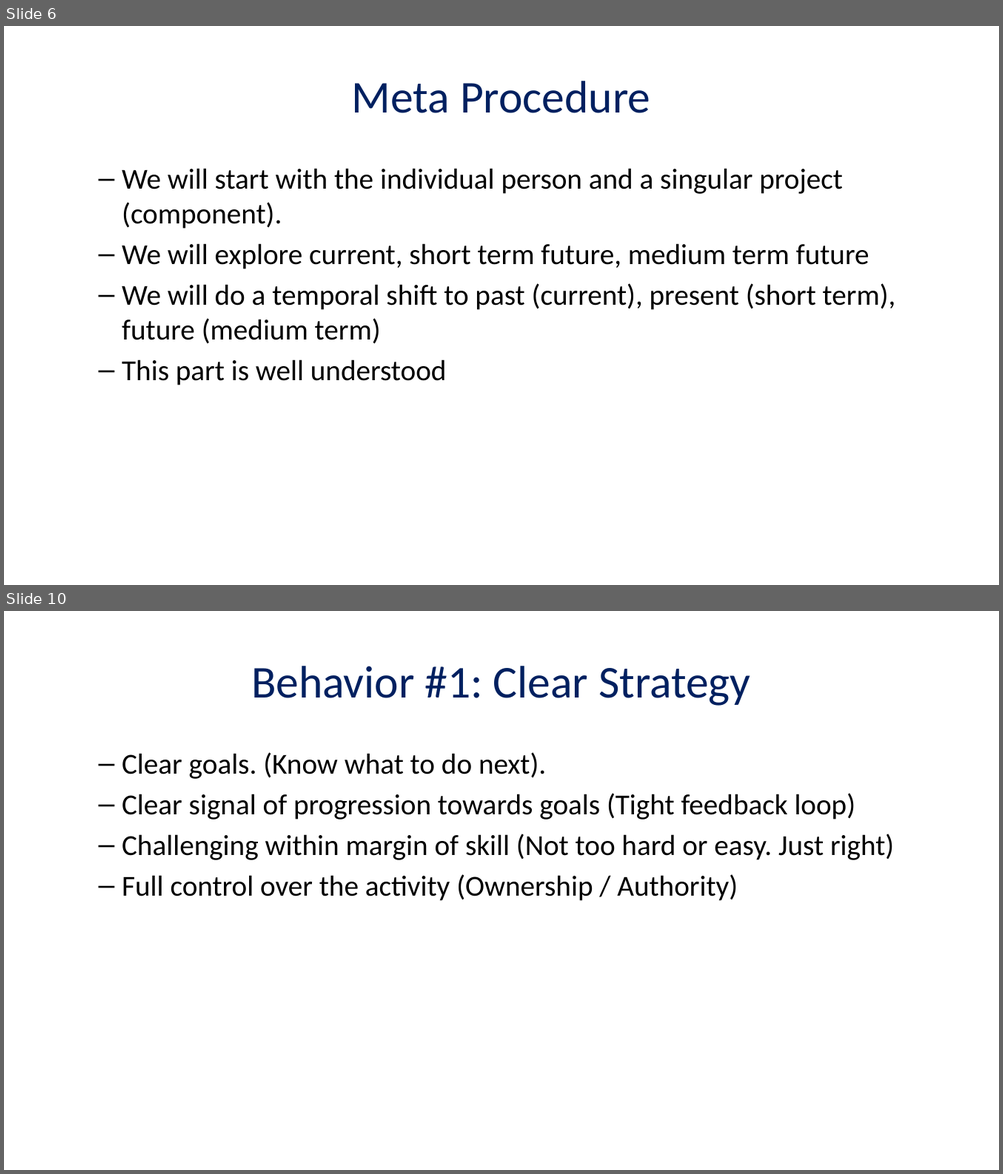
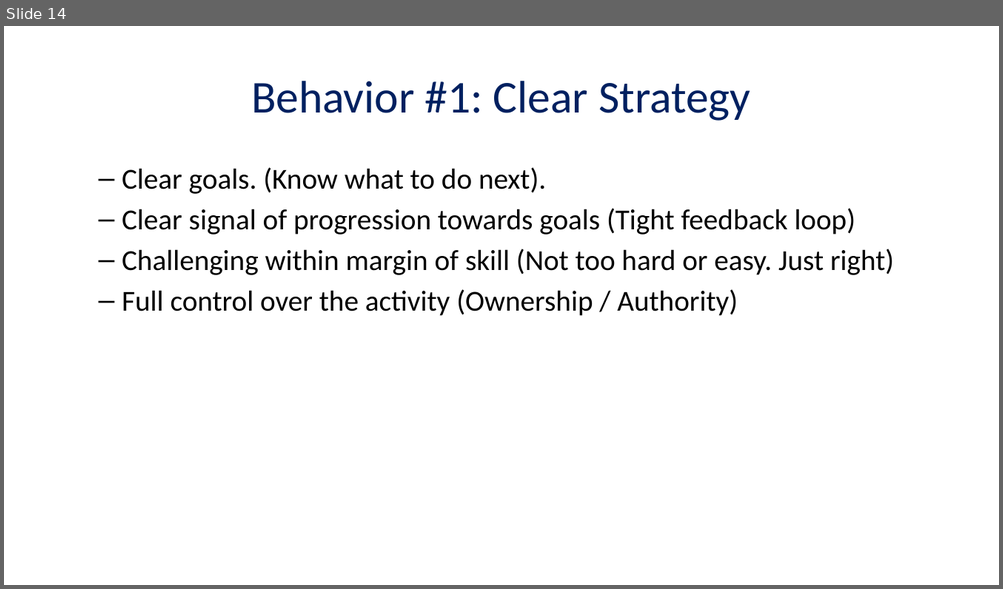
Before and after one commit to masters3d/ingenio, a slide deck: presentation/render/career_behaviors.pptx. Shown one above the other, each under a label of ours: slides 6 and 10 before the commit, slide 14 after it; the slides between them are not shown. The pictures are 1003x1174 and 1003x589 pixels, drawn with LibreOffice and Linux fonts; fonts in the diff are those of the drawing. Boxes give left, top, right and bottom in pixels: in the first picture for what was removed or moved away, otherwise in the second. Text is boxed around its words. In the diff, an @@ line names an element or a change of style, - is before the commit and + after.

```diff
--- a/presentation/render/career_behaviors.pptx
+++ b/presentation/render/career_behaviors.pptx
@@ slide 6 removed at bbox=[4, 26, 999, 585], background #FFFFFF @@
@@ title removed at bbox=[352, 81, 650, 113] @@
-Meta Procedure
@@ text removed at bbox=[122, 168, 896, 386] @@
-  – We will start with the individual person and a singular project (component).
-  – We will explore current, short term future, medium term future
-  – We will do a temporal shift to past (current), present (short term), future (medium term)
-  – This part is well understood
@@ what was slide 10 is now slide 14 @@
```
Also in this commit, not shown: 8 slides changed, 16 slides added, 4 other slides removed, 7 other files.
